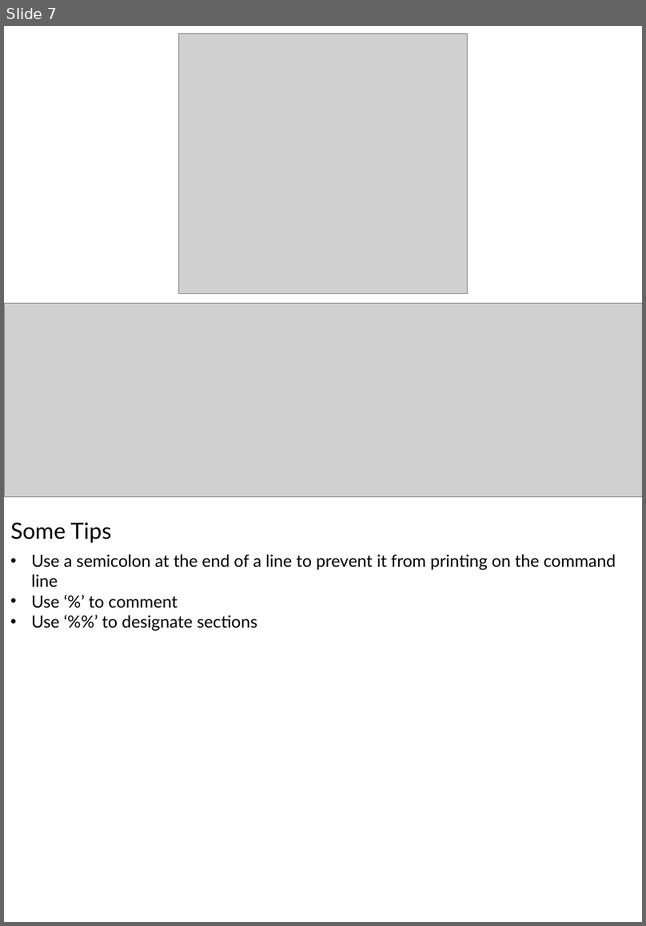
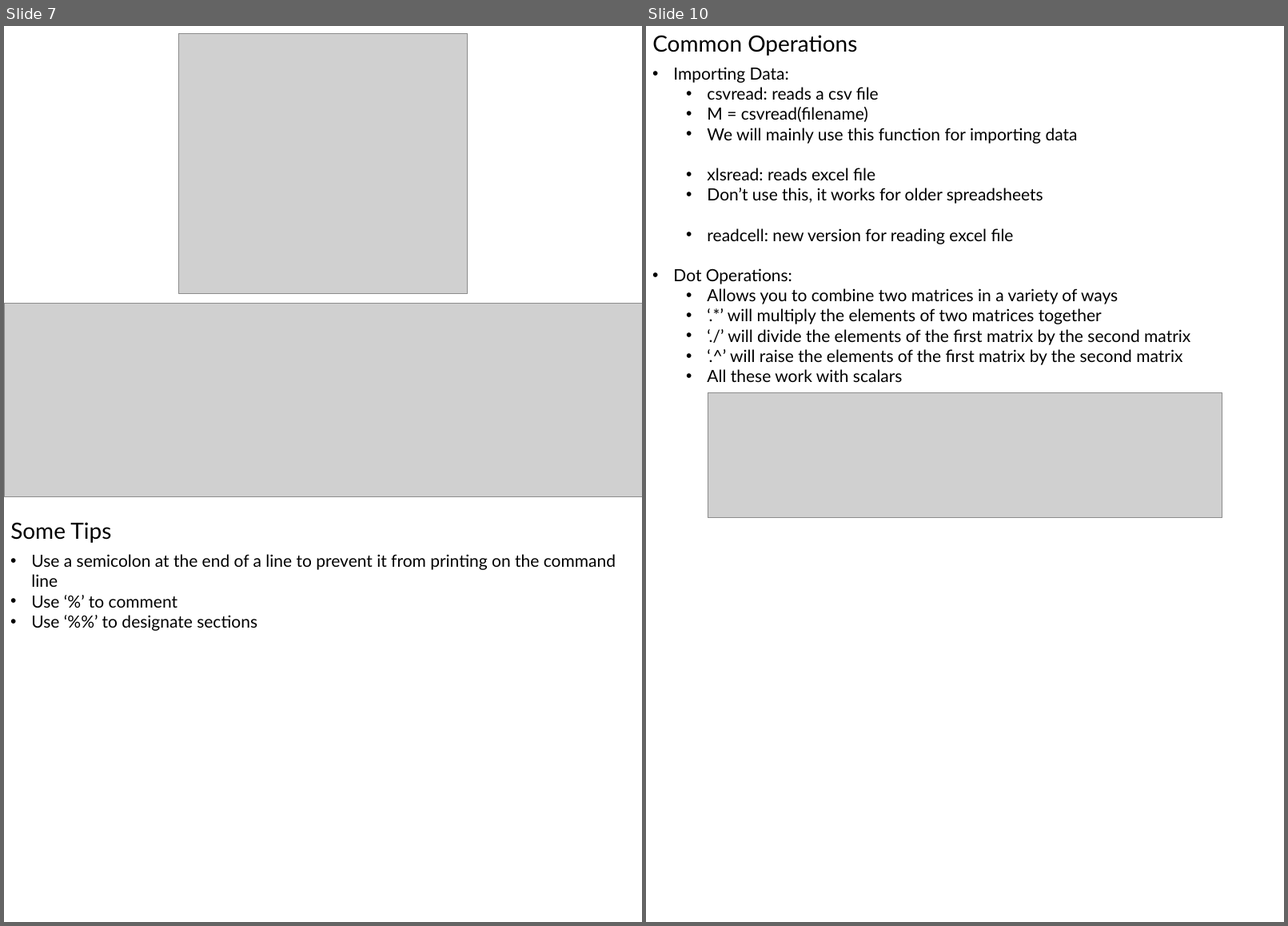
Before and after one commit to 1980s-Space-Guy/Fall24Classes, a slide deck: NumericalAnalysis.pptx. Shown side by side, each under a label of ours: slide 7 before the commit, slides 7 and 10 after it; the slides between them are not shown. The pictures are 646x926 and 1288x926 pixels, drawn with LibreOffice and Linux fonts; fonts in the diff are those of the drawing; grey boxes stand for pictures. Boxes give left, top, right and bottom in pixels: in the first picture for what was removed or moved away, otherwise in the second. Text is boxed around its words. In the diff, an @@ line names an element or a change of style, - is before the commit and + after.

```diff
--- a/NumericalAnalysis.pptx
+++ b/NumericalAnalysis.pptx
@@ slide 10 added at (x1=646, y1=26, x2=1284, y2=922), background #FFFFFF @@
@@ text added at (x1=652, y1=35, x2=857, y2=56), 24 pt, text #000000 @@
+Common Operations
@@ text added at (x1=673, y1=67, x2=1191, y2=382), 18 pt, text #000000 @@
+• Importing Data:
+  • csvread: reads a csv file
+  • M = csvread(filename)
+  • We will mainly use this function for importing data
+  • xlsread: reads excel file
+  • Don’t use this, it works for older spreadsheets
+  • readcell: new version for reading excel file
+• Dot Operations:
+  • Allows you to combine two matrices in a variety of ways
+  • ‘.*’ will multiply the elements of two matrices together
+  • ‘./’ will divide the elements of the first matrix by the second matrix
+  • ‘.^’ will raise the elements of the first matrix by the second matrix
+  • All these work with scalars
@@ picture added at (x1=708, y1=392, x2=1223, y2=517) @@
```
Also in this commit, not shown: 2 slides changed, 2 other slides added, 3 other files.
